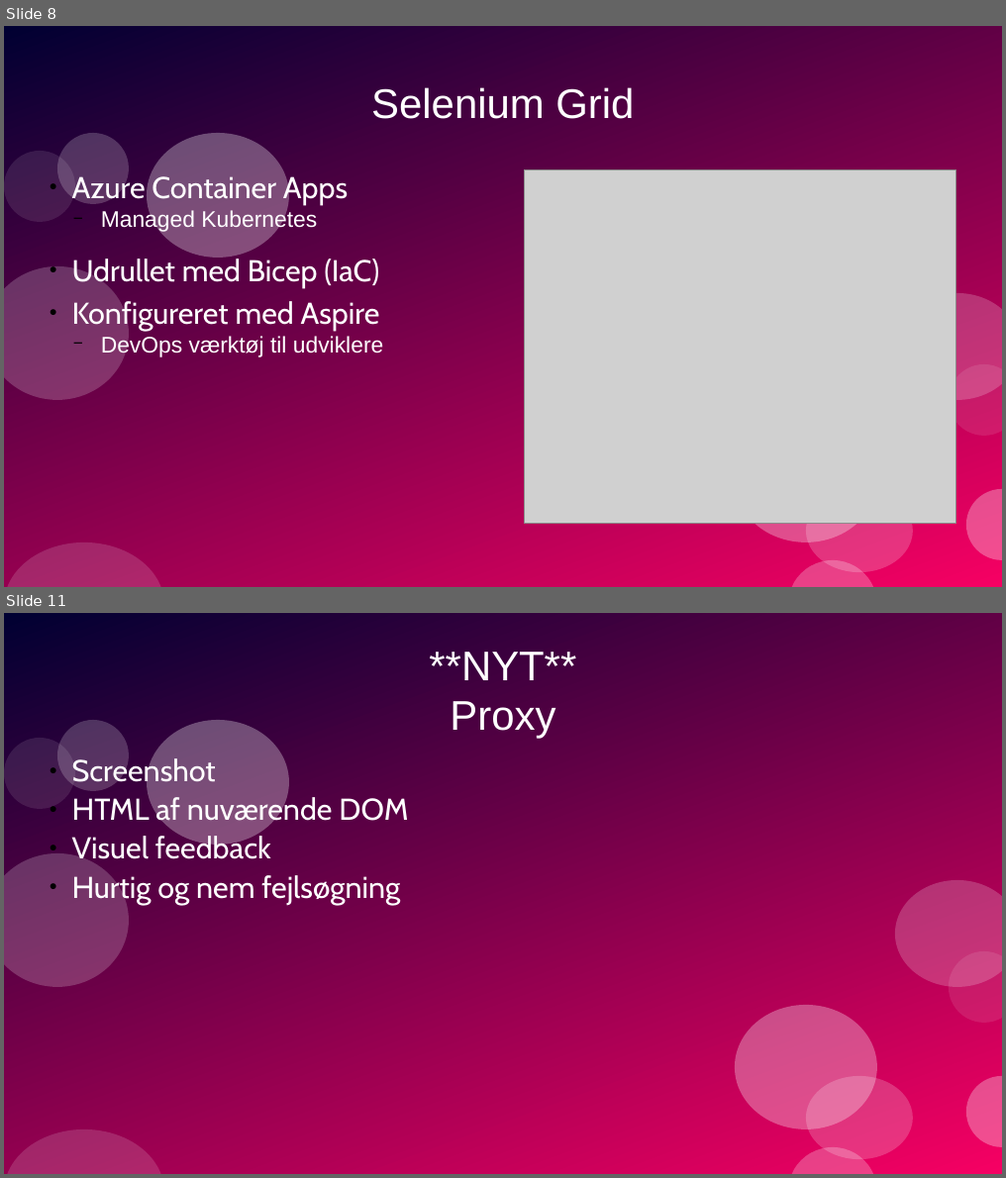
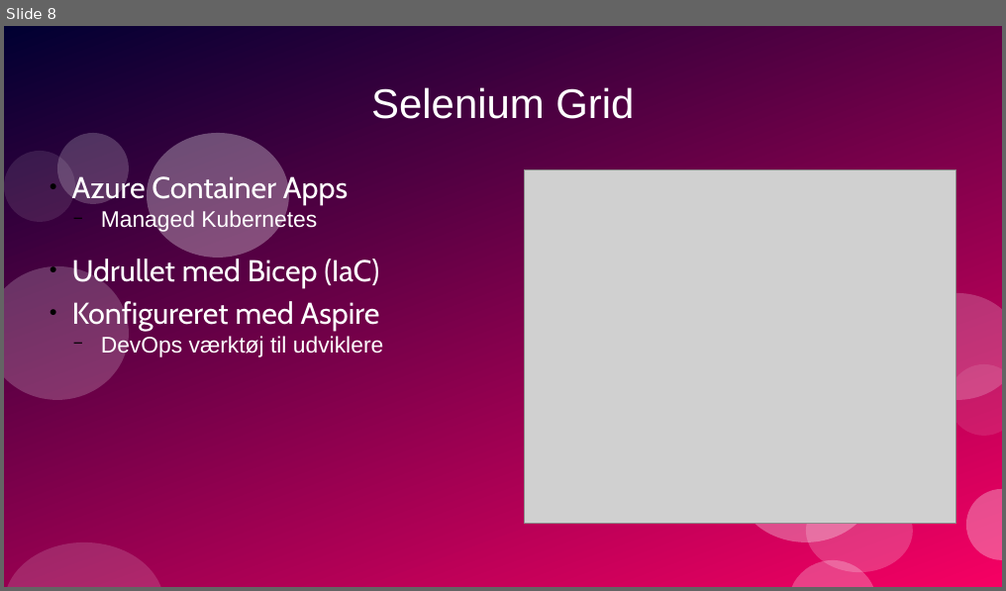
Before and after one commit to AndersBjerregaard/BetterBoard-BA, a slide deck: presentation/presentation.odp. Shown one above the other, each under a label of ours: slides 8 and 11 before the commit, slide 8 after it; the slides between them are not shown. The pictures are 1006x1178 and 1006x591 pixels, drawn with LibreOffice and Linux fonts; fonts in the diff are those of the drawing; grey boxes stand for pictures. Boxes give left, top, right and bottom in pixels: in the first picture for what was removed or moved away, otherwise in the second. Text is boxed around its words. In the diff, an @@ line names an element or a change of style, - is before the commit and + after.

```diff
--- a/presentation/presentation.odp
+++ b/presentation/presentation.odp
@@ slide 11 removed at (4,613,1002,1174), background #FFFFFF; not listed: 12 template elements that a slide beside it also shows @@
@@ text removed at (429,652,576,738) @@
-**NYT**
-Proxy
@@ text removed at (72,756,408,905) @@
-  ● Screenshot
-  ● HTML af nuværende DOM
-  ● Visuel feedback
-  ● Hurtig og nem fejlsøgning
```
Also in this commit, not shown: 1 slide changed, 2 slides added, 1 other slide removed, 6 other files.
